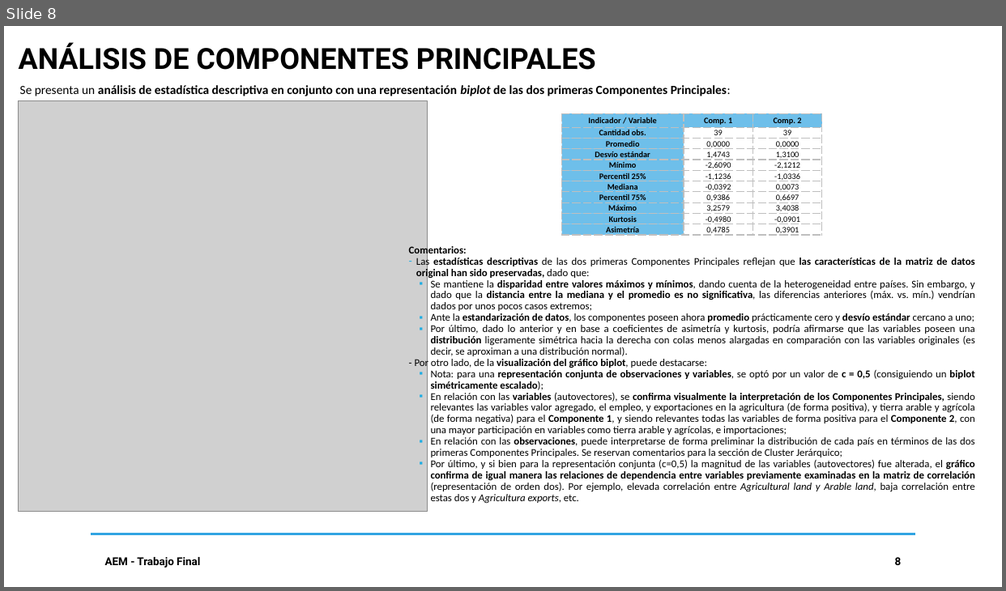
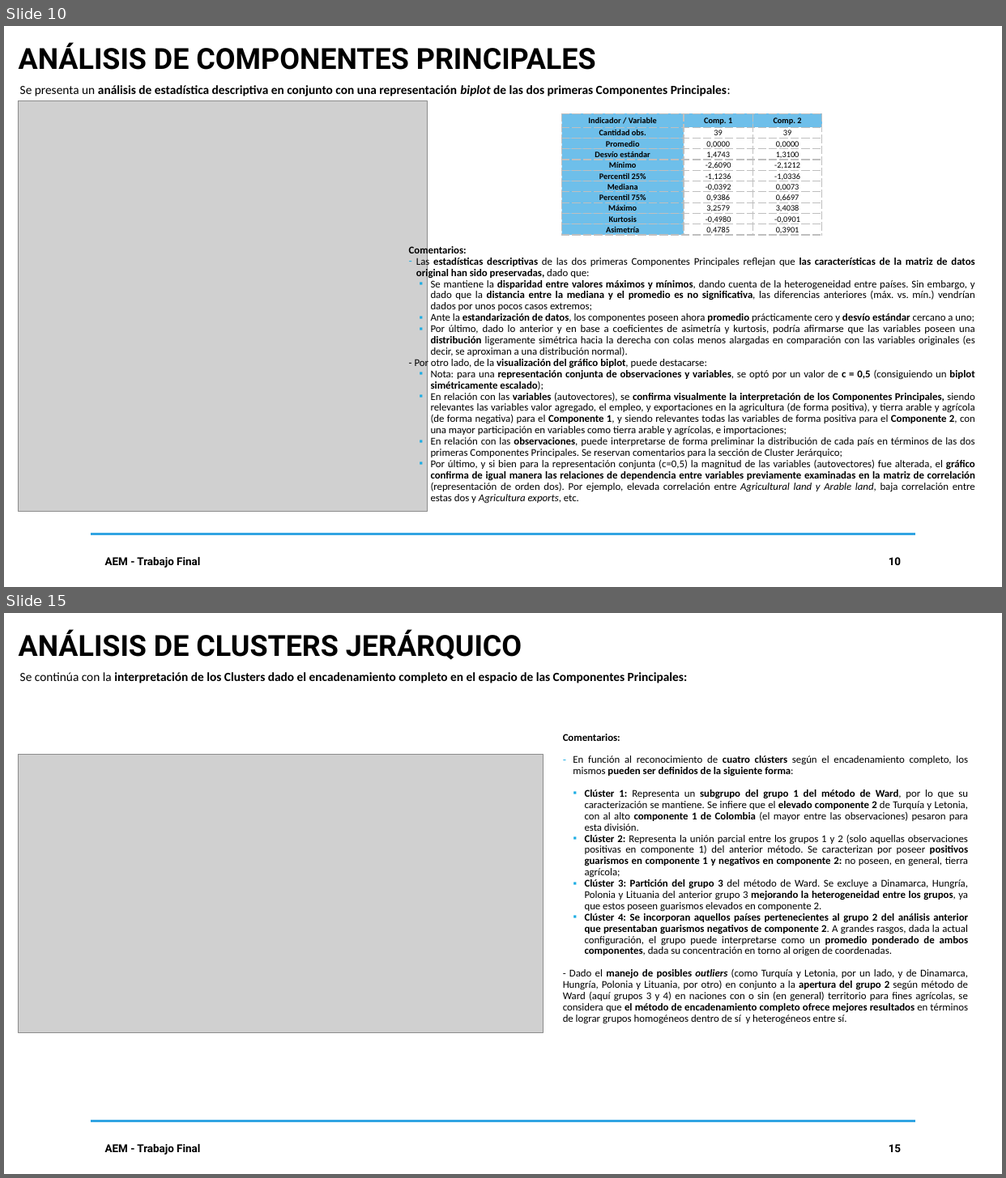
Before and after one commit to DavidGuzzi/MECMT04, a slide deck: AEM PPT 20240930.pptx. Shown one above the other, each under a label of ours: slide 8 before the commit, slides 10 and 15 after it; the slides between them are not shown. The pictures are 1006x591 and 1006x1178 pixels, drawn with LibreOffice and Linux fonts; fonts in the diff are those of the drawing; grey boxes stand for pictures. Boxes give left, top, right and bottom in pixels: in the first picture for what was removed or moved away, otherwise in the second. Text is boxed around its words. In the diff, an @@ line names an element or a change of style, - is before the commit and + after.

```diff
--- a/AEM PPT 20240930.pptx
+++ b/AEM PPT 20240930.pptx
@@ slide 15 added at (4, 613, 1002, 1174), background #FFFFFF @@
@@ text added at (19, 629, 522, 660), 28 pt, text #000000, bold @@
+ANÁLISIS DE CLUSTERS JERÁRQUICO
@@ text added at (20, 672, 688, 683), 12 pt, text #000000, bold @@
+Se continúa con la interpretación de los Clusters dado el encadenamiento completo en el espacio de las Componentes Principales:
@@ text added at (563, 734, 969, 1024), 10 pt, text #000000 @@
+Comentarios:
+– En función al reconocimiento de cuatro clústers según el encadenamiento completo, los mismos pueden ser definidos de la siguiente forma:
+  ▪ Clúster 1: Representa un subgrupo del grupo 1 del método de Ward, por lo que su caracterización se mantiene. Se infiere que el elevado componente 2 de Turquía y Letonia, con al alto componente 1 de Colombia (el mayor entre las observaciones) pesaron para esta división.
+  ▪ Clúster 2: Representa la unión parcial entre los grupos 1 y 2 (solo aquellas observaciones positivas en componente 1) del anterior método. Se caracterizan por poseer positivos guarismos en componente 1 y negativos en componente 2: no poseen, en general, tierra agrícola;
+  ▪ Clúster 3: Partición del grupo 3 del método de Ward. Se excluye a Dinamarca, Hungría, Polonia y Lituania del anterior grupo 3 mejorando la heterogeneidad entre los grupos, ya que estos poseen guarismos elevados en componente 2.
+  ▪ Clúster 4: Se incorporan aquellos países pertenecientes al grupo 2 del análisis anterior que presentaban guarismos negativos de componente 2. A grandes rasgos, dada la actual configuración, el grupo puede interpretarse como un promedio ponderado de ambos componentes, dada su concentración en torno al origen de coordenadas.
+- Dado el manejo de posibles outliers (como Turquía y Letonia, por un lado, y de Dinamarca, Hungría, Polonia y Lituania, por otro) en conjunto a la apertura del grupo 2 según método de Ward (aquí grupos 3 y 4) en naciones con o sin (en general) territorio para fines agrícolas, se considera que el método de encadenamiento completo ofrece mejores resultados en términos de lograr grupos homogéneos dentro de sí y heterogéneos entre sí.
@@ picture added at (19, 755, 543, 1033) @@
@@ line added from (90, 1122) to (916, 1122), #31A4E2 2 pt @@
@@ text added at (105, 1144, 200, 1155), 10.5 pt, text #000000, bold @@
+AEM - Trabajo Final
@@ page number added at (889, 1144, 901, 1152), 10.5 pt, text #000000, bold @@
+15
@@ what was slide 8 is now slide 10 @@
@@ page number at (889, 557, 901, 565): text changed @@
-8
+10
```
Also in this commit, not shown: 10 slides changed, 5 other slides added, 1 slide removed, 4 other files.
